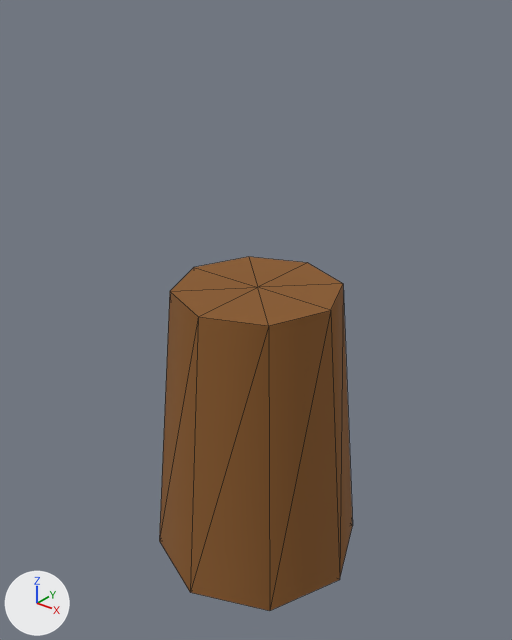
A saved change to the glTF model assets/models/equipment_molotov.glb.
Before and after are seen from a camera (50 mm lens) standing at (0.281, -0.352, 0.303) and looking at (-0.005, 0.004, 0.082). Lighting does not change. The marker at lower left points along +X, +Y and +Z. The older version comes first. Mesh edges are drawn as thin lines. Where no turn or scale is listed for an object, it has been applied to the vertices. Vertices at exactly the same position are counted once.

The first picture shows 'equipment_molotov__equipment_molotov'.
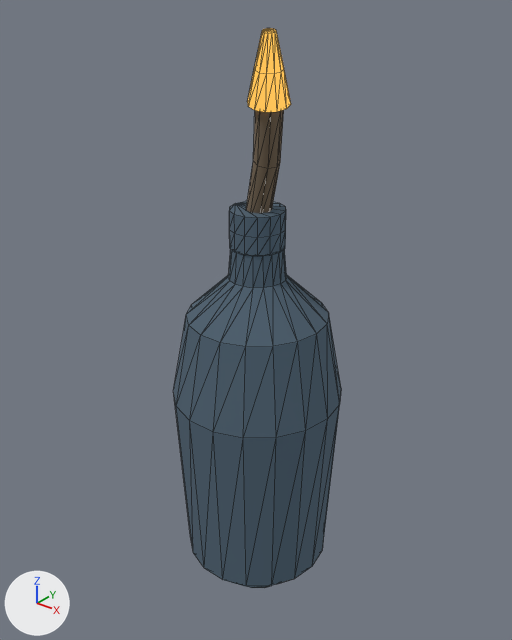
What differs and where, as boxes [x1, y1, x2, y2] in the pictures (512 x 640 px):
'equipment_molotov__equipment_molotov', reshaped, recoloured (13% narrower, 9% taller): before [159, 257, 353, 611]; after [173, 201, 341, 588]
'equipment_molotov__wick', added (brown): after [246, 110, 284, 214]
'equipment_molotov__flame', added: after [247, 28, 291, 112]

The change, as a diff of the scene's bpy script:
```diff
--- a/assets/models/equipment_molotov.glb.py
+++ b/assets/models/equipment_molotov.glb.py
@@ mat_ds_p_lens @@
+mat_ds_p_lens = principled_material('ds_p_lens')
+mat_ds_p_lens.base_color = (0.06, 0.09, 0.12)  # dark blue #455561
+mat_ds_p_lens.roughness = 1.0
+mat_ds_p_lens.emission_color = (0.01, 0.02, 0.03)  # dark blue #192730
+mat_ds_p_lens.emission_strength = 1.0
@@ mat_ds_p_wood @@
+mat_ds_p_wood = principled_material('ds_p_wood')
+mat_ds_p_wood.base_color = (0.19, 0.14, 0.09)  # brown #796955
+mat_ds_p_wood.roughness = 1.0
@@ mat_ds_p_lamp @@
+mat_ds_p_lamp = principled_material('ds_p_lamp')
+mat_ds_p_lamp.base_color = (0.0, 0.0, 0.0)  # black #000000
+mat_ds_p_lamp.metallic = 1.0
+mat_ds_p_lamp.roughness = 1.0
+mat_ds_p_lamp.emission_color = (1.0, 0.55, 0.1)  # orange #ffc459
+mat_ds_p_lamp.emission_strength = 1.0
@@ me_geometry_344_ds_material_50 @@
 # used by ob_equipment_molotov__equipment_molotov; location = (0.0, 0.0, 0.0)
-me_geometry_344_ds_material_50.from_pydata(...)  # 20 vertices, 32 faces; spans x -0.08..0.08, y -0.08..0.08, z -0.11..0.11
-me_geometry_344_ds_material_50.materials.append(mat_ds_material_50)  # brown #8a5a2a
+me_geometry_344_ds_material_50.from_pydata(...)  # 150 vertices, 292 faces; spans x -0.062..0.062, y -0.061..0.061, z -0.14..0.166
+# me_geometry_344_ds_material_50 part 1: the whole mesh is rebuilt
+me_geometry_344_ds_material_50.materials.append(mat_ds_p_lens)  # dark blue #455561
@@ me_geometry_388_ds_p_wood @@
+me_geometry_388_ds_p_wood.from_pydata(...)  # 24 vertices, 44 faces; spans x -0.0081..0.0283, y -0.0223..0.0084, z 0.1575..0.2385
+me_geometry_388_ds_p_wood.materials.append(mat_ds_p_wood)  # brown #796955
@@ me_geometry_389_ds_p_lamp @@
+me_geometry_389_ds_p_lamp.from_pydata(...)  # 36 vertices, 68 faces; spans x 0.0051..0.0309, y -0.0248..0.0008, z 0.2329..0.277
+me_geometry_389_ds_p_lamp.materials.append(mat_ds_p_lamp)  # black #000000, glowing orange #ffc459
@@ ob_equipment_molotov__wick @@
+ob_equipment_molotov__wick = bpy.data.objects.new('equipment_molotov__wick', me_geometry_388_ds_p_wood)
+ob_equipment_molotov__wick.location = (0.0, 0.0, 0.0)
@@ ob_equipment_molotov__flame @@
+ob_equipment_molotov__flame = bpy.data.objects.new('equipment_molotov__flame', me_geometry_389_ds_p_lamp)
+ob_equipment_molotov__flame.location = (0.0, 0.0, 0.0)
```
